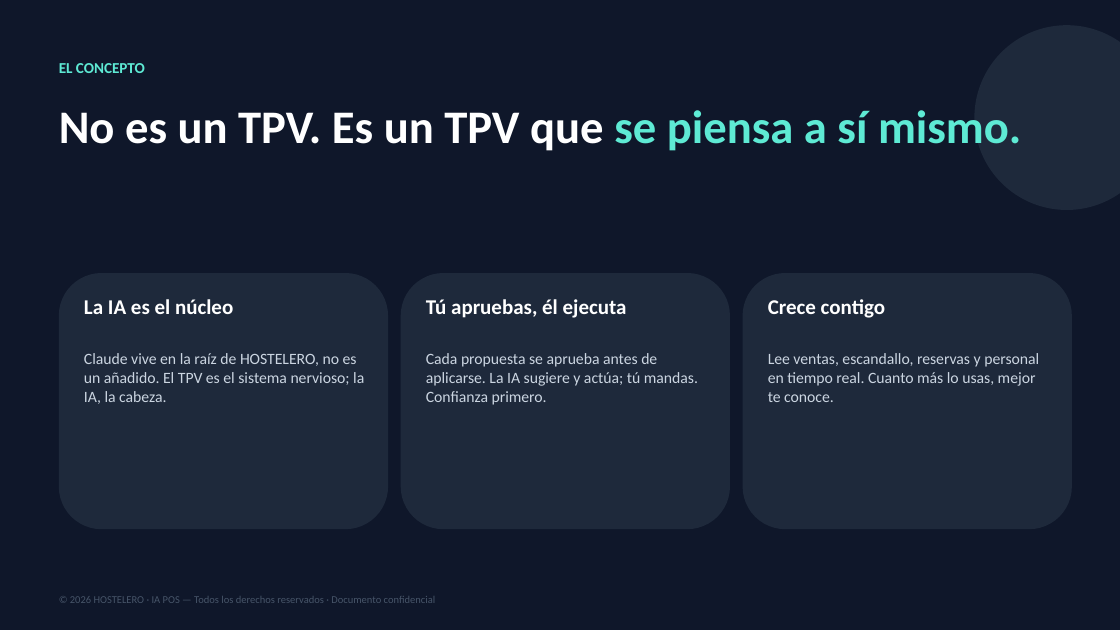
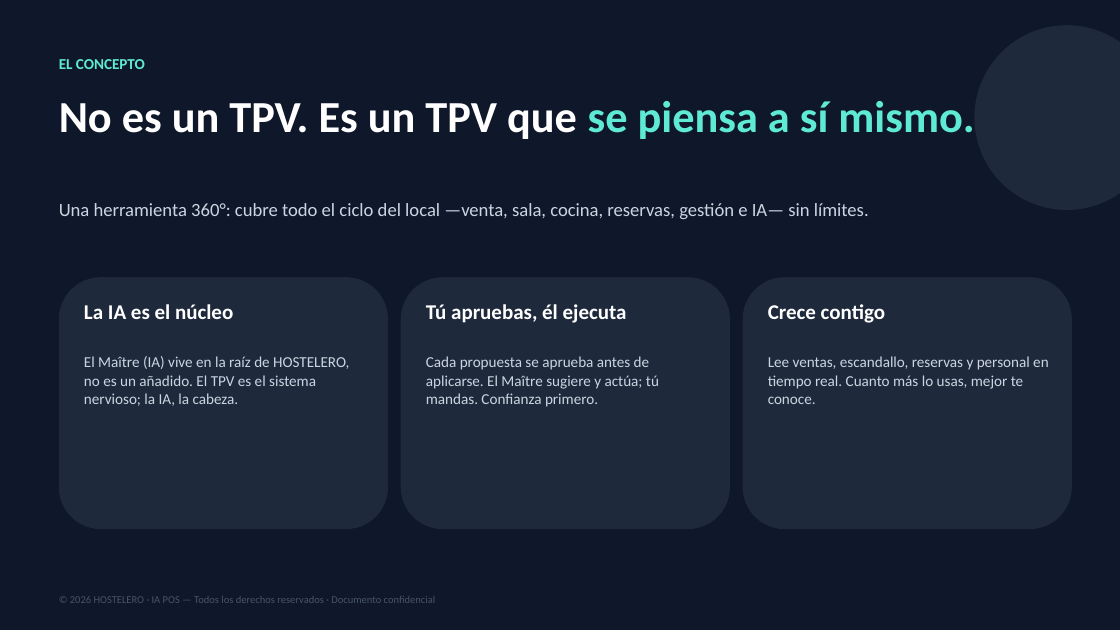
Before and after one commit to joanserramiret/HOSTELERO, a slide deck: slide 2 of HOSTELERO-Presentacion.pptx. Drawn at 1120x630 pixels with LibreOffice and Linux fonts; fonts in the diff are those of the drawing. Boxes give left, top, right and bottom in pixels: in the first picture for what was removed or moved away, otherwise in the second. Text is boxed around its words. In the diff, an @@ line names an element or a change of style, - is before the commit and + after.

```diff
--- a/HOSTELERO-Presentacion.pptx
+++ b/HOSTELERO-Presentacion.pptx
@@ text "EL CONCEPTO" moved from (x1=59, y1=63, x2=145, y2=73) to (x1=59, y1=59, x2=145, y2=69) @@
@@ text "No es un TPV. Es ..." moved from (x1=59, y1=110, x2=1021, y2=151) to (x1=59, y1=101, x2=974, y2=139) @@
@@ text "No es un TPV. Es ..." at (x1=59, y1=101, x2=974, y2=139): size 40 to 38 pt @@
@@ text added at (x1=59, y1=203, x2=869, y2=219), 16 pt, text #CBD5E1 @@
+Una herramienta 360°: cubre todo el ciclo del local —venta, sala, cocina, reservas, gestión e IA— sin límites.
@@ rounded rectangle resized from (x1=59, y1=273, x2=388, y2=529) to (x1=59, y1=277, x2=388, y2=529) @@
@@ rounded rectangle resized from (x1=401, y1=273, x2=730, y2=529) to (x1=401, y1=277, x2=730, y2=529) @@
@@ rounded rectangle resized from (x1=743, y1=273, x2=1072, y2=529) to (x1=743, y1=277, x2=1072, y2=529) @@
@@ 3 texts moved together from (x1=84, y1=299, x2=885, y2=318) to (x1=84, y1=304, x2=885, y2=323) @@
@@ text at (x1=84, y1=356, x2=349, y2=406): text changed; size 13.5 to 13 pt @@
-Claude vive en la raíz de HOSTELERO, no es un añadido. El TPV es el sistema nervioso; la IA, la cabeza.
+El Maître (IA) vive en la raíz de HOSTELERO, no es un añadido. El TPV es el sistema nervioso; la IA, la cabeza.
@@ text at (x1=426, y1=356, x2=659, y2=407): text changed; size 13.5 to 13 pt @@
-Cada propuesta se aprueba antes de aplicarse. La IA sugiere y actúa; tú mandas. Confianza primero.
+Cada propuesta se aprueba antes de aplicarse. El Maître sugiere y actúa; tú mandas. Confianza primero.
@@ text "Lee ventas, escandallo, reservas y ..." at (x1=768, y1=356, x2=1049, y2=404): size 13.5 to 13 pt @@
```
Also in this commit, not shown: 7 other slides changed, 10 other files.
